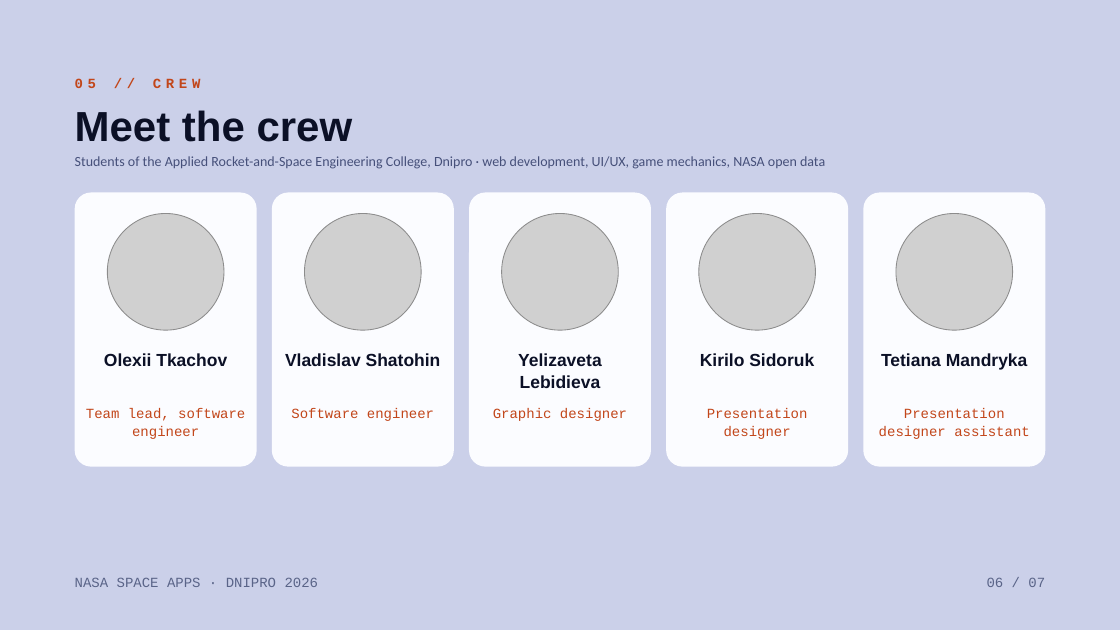
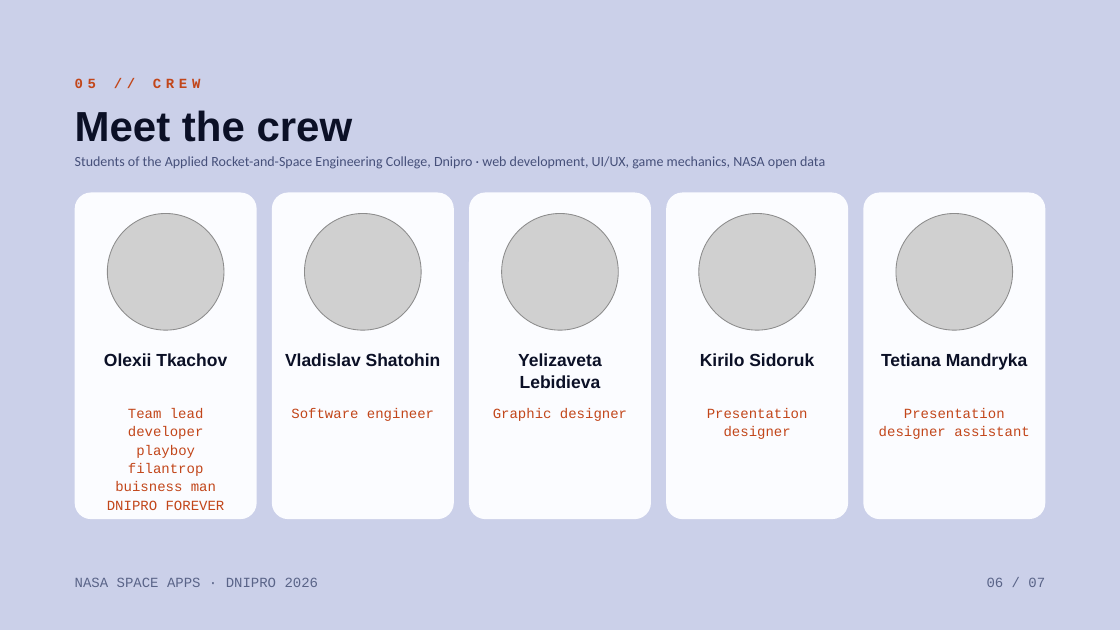
Before and after one commit to aleexxeyy/lunar-ops, a slide deck: slide 6 of Презентация/LunarOps_SpaceApps_Dnipro_2026.pptx. Drawn at 1120x630 pixels with LibreOffice and Linux fonts; fonts in the diff are those of the drawing; grey boxes stand for pictures. Boxes give left, top, right and bottom in pixels: in the first picture for what was removed or moved away, otherwise in the second. Text is boxed around its words. In the diff, an @@ line names an element or a change of style, - is before the commit and + after.

```diff
--- a/Презентация/LunarOps_SpaceApps_Dnipro_2026.pptx
+++ b/Презентация/LunarOps_SpaceApps_Dnipro_2026.pptx
@@ rounded rectangle: place and size @@
-rounded rectangle at box(75, 192, 257, 466)
+rounded rectangle at box(75, 192, 257, 519)
@@ rounded rectangle: place and size @@
-rounded rectangle at box(272, 192, 455, 466)
+rounded rectangle at box(272, 192, 455, 519)
@@ rounded rectangle: place and size @@
-rounded rectangle at box(469, 192, 651, 466)
+rounded rectangle at box(469, 192, 651, 519)
@@ rounded rectangle: place and size @@
-rounded rectangle at box(666, 192, 849, 466)
+rounded rectangle at box(666, 192, 849, 519)
@@ rounded rectangle: place and size @@
-rounded rectangle at box(864, 192, 1046, 466)
+rounded rectangle at box(864, 192, 1046, 519)
@@ text at box(107, 408, 225, 510): text changed @@
-Team lead, software engineer
+Team lead
+developer
+playboy
+filantrop
+buisness man
+DNIPRO FOREVER
```
Also in this commit, not shown: 1 other slide changed, 5 other files.
